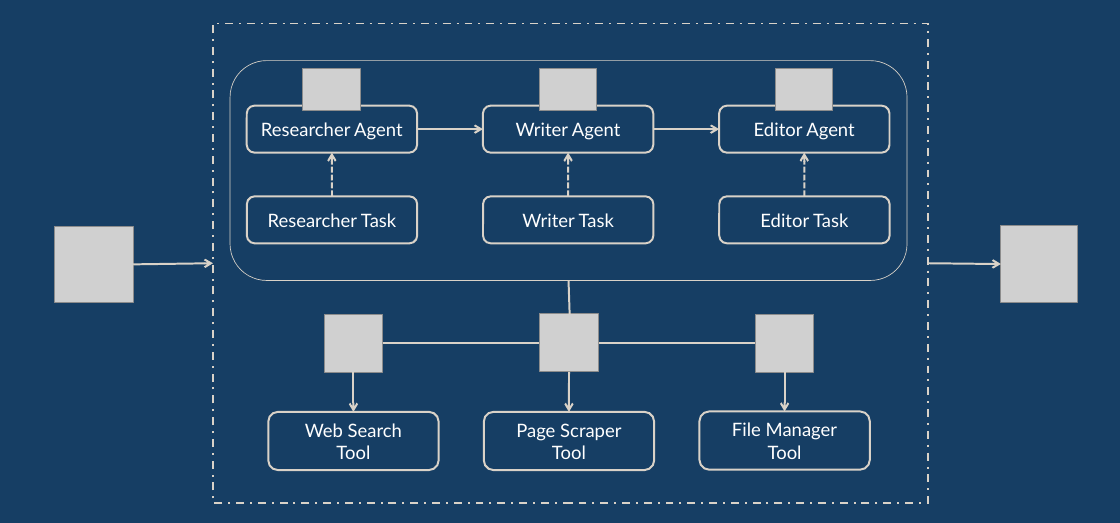
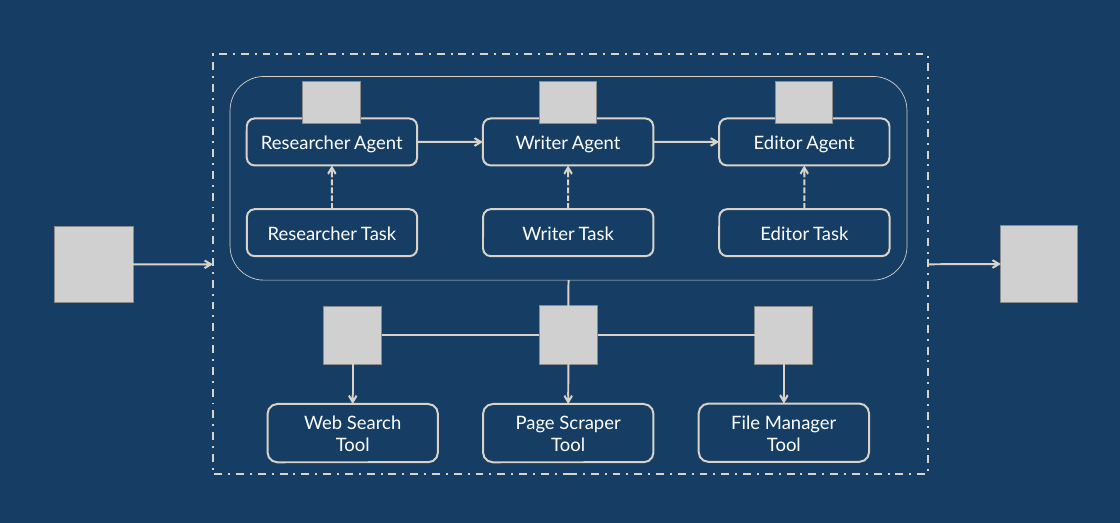
Before and after one commit to DARIF-YS/portfolio, a slide deck: slide 2 of images/projects/Presentation1.pptx. Drawn at 1120x523 pixels with LibreOffice and Linux fonts; fonts in the diff are those of the drawing; grey boxes stand for pictures. Boxes give left, top, right and bottom in pixels: in the first picture for what was removed or moved away, otherwise in the second. Text is boxed around its words. In the diff, an @@ line names an element or a change of style, - is before the commit and + after.

```diff
--- a/images/projects/Presentation1.pptx
+++ b/images/projects/Presentation1.pptx
@@ rectangle: place and size @@
-rectangle at bbox=[213, 24, 928, 503]
+rectangle at bbox=[213, 54, 928, 474]
@@ rounded rectangle: place and size @@
-rounded rectangle at bbox=[230, 61, 908, 281]
+rounded rectangle at bbox=[230, 77, 908, 281]
@@ 6 rounded rectangles, 3 pictures, 2 arrows: place and size @@
-6 rounded rectangles, 3 pictures, 2 arrows at bbox=[247, 68, 890, 244]
+6 rounded rectangles, 3 pictures, 2 arrows at bbox=[247, 82, 890, 256]
@@ 3 arrows: place and size @@
-3 arrows at bbox=[332, 153, 804, 196]
+3 arrows at bbox=[332, 165, 804, 209]
@@ line moved from (569, 281) - (570, 314) to (569, 280) - (568, 305) @@
@@ 3 pictures, 3 rounded rectangles, 3 arrows, 1 line: place and size @@
-3 pictures, 3 rounded rectangles, 3 arrows, 1 line at bbox=[268, 314, 871, 469]
+3 pictures, 3 rounded rectangles, 3 arrows, 1 line at bbox=[267, 305, 870, 462]
```
Also in this commit, not shown: 4 other files.
